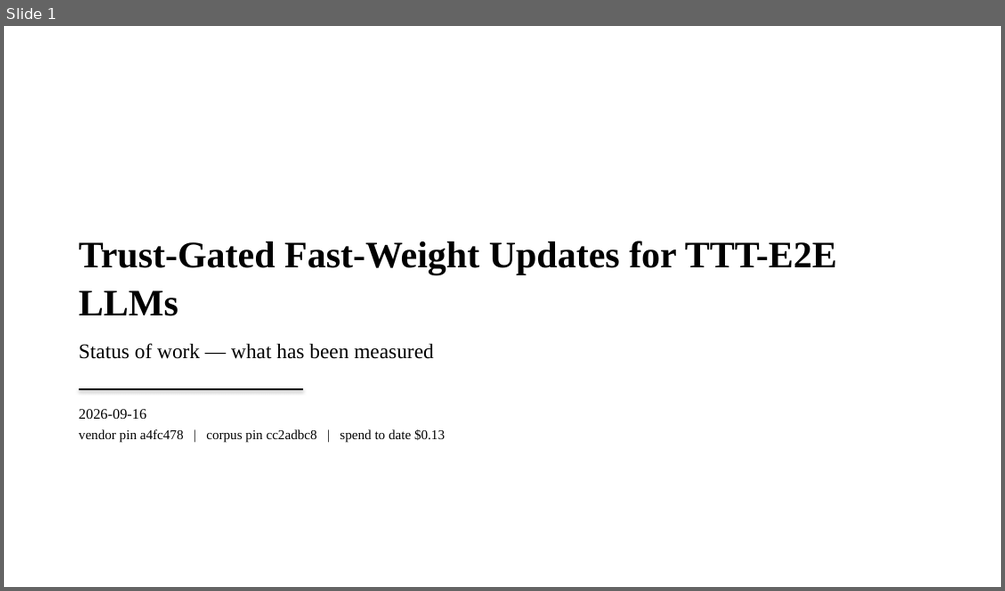
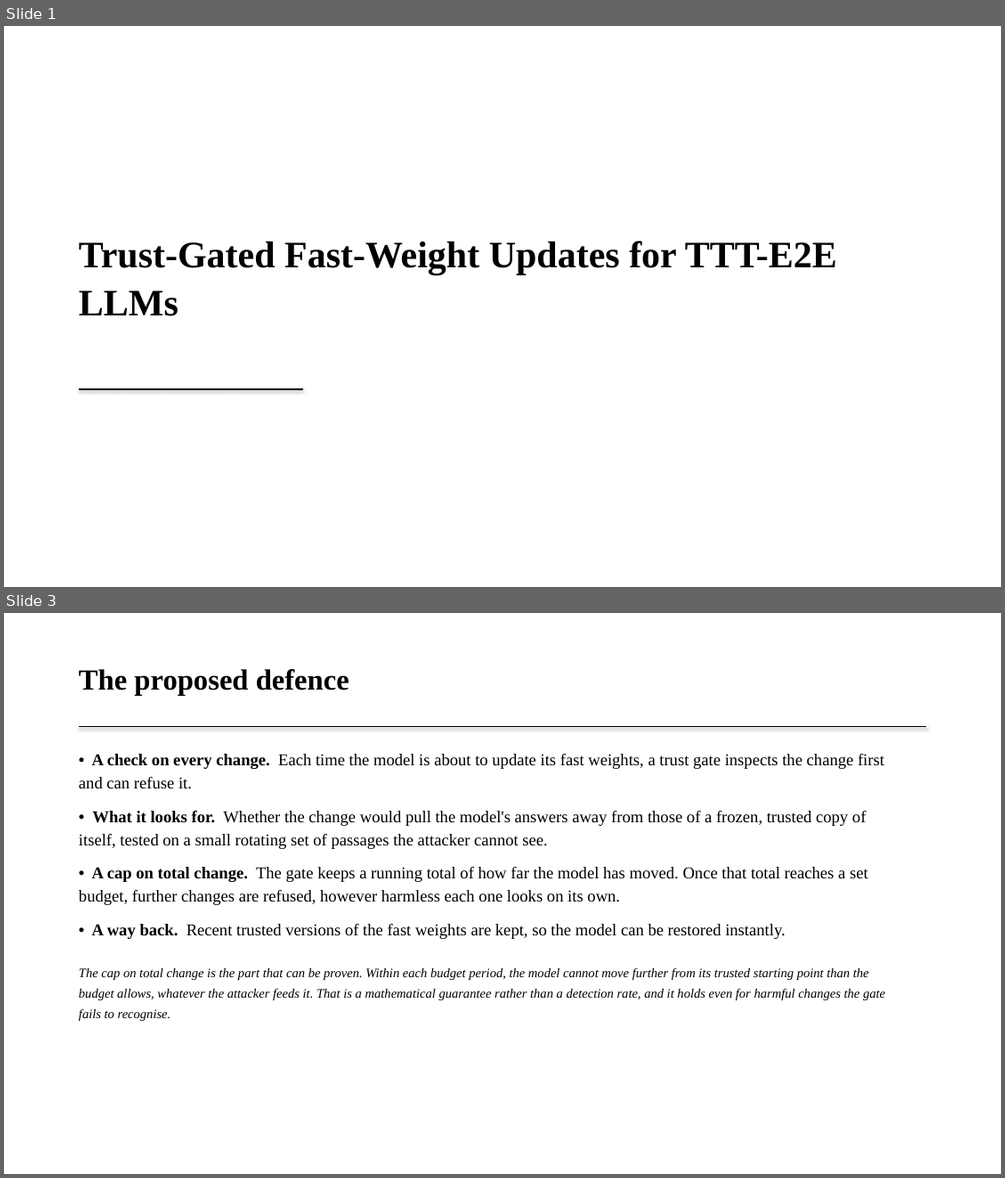
Before and after one commit to Deep-Learning-130/Trust-Gated-Fast-Weight-Updates-for-TTT-E2E-LLMs, a slide deck: docs/review/TrustGate_Results_2026-09-16.pptx. Shown one above the other, each under a label of ours: slide 1 before the commit, slides 1 and 3 after it; the slides between them are not shown. The pictures are 1005x591 and 1005x1178 pixels, drawn with LibreOffice and Linux fonts; fonts in the diff are those of the drawing. Boxes give left, top, right and bottom in pixels: in the first picture for what was removed or moved away, otherwise in the second. Text is boxed around its words. In the diff, an @@ line names an element or a change of style, - is before the commit and + after.

```diff
--- a/docs/review/TrustGate_Results_2026-09-16.pptx
+++ b/docs/review/TrustGate_Results_2026-09-16.pptx
@@ slide 3 added at [4, 613, 1001, 1174], background #FFFFFF @@
@@ text added at [79, 669, 349, 695], 28 pt, text #000000, bold @@
+The proposed defence
@@ line added from (79, 727) to (926, 727), #000000 0.75 pt @@
@@ text added at [79, 754, 884, 939], 16 pt, text #000000 @@
+• A check on every change. Each time the model is about to update its fast weights, a trust gate inspects the change first and can refuse it.
+• What it looks for. Whether the change would pull the model's answers away from those of a frozen, trusted copy of itself, tested on a small rotating set of passages the attacker cannot see.
+• A cap on total change. The gate keeps a running total of how far the model has moved. Once that total reaches a set budget, further changes are refused, however harmless each one looks on its own.
+• A way back. Recent trusted versions of the fast weights are kept, so the model can be restored instantly.
@@ text added at [79, 967, 885, 1021], 12.5 pt, text #000000, italic @@
+The cap on total change is the part that can be proven. Within each budget period, the model cannot move further from its trusted starting point than the budget allows, whatever the attacker feeds it. That is a mathematical guarantee rather than a detection rate, and it holds even for harmful changes the gate fails to recognise.
@@ slide 1 changed as well @@
@@ text "Trust-Gated Fast-Weight Updates for TTT-E2E ..." at [79, 240, 837, 316]: less space between paragraphs @@
@@ text at [79, 343, 433, 359]: paragraph removed @@
-Status of work — what has been measured
@@ text removed at [79, 409, 445, 443] @@
-2026-09-16
-vendor pin a4fc478 | corpus pin cc2adbc8 | spend to date $0.13
```
Also in this commit, not shown: 12 other slides added, 9 slides removed, 3 other files.
